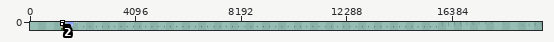
One commit to this sprite sheet: assets/levels/everhart_backyard.png. Above: a wide view before the commit, with the close-up outlined.
Close-up. First the earlier version:
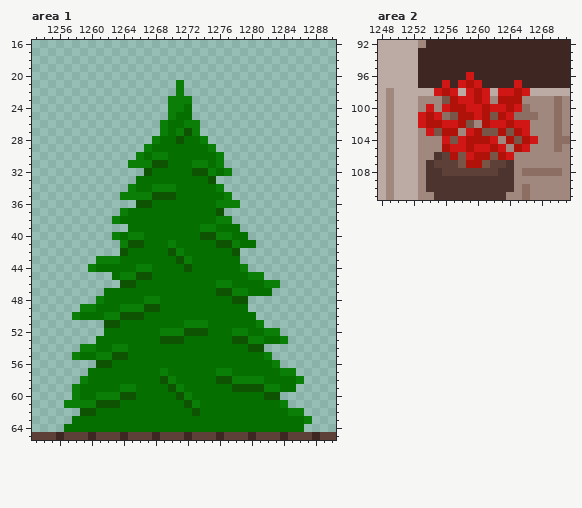
The file is 18720x160 pixels. Colours within 5 levels of each other are drawn and written as one. Shown: area 1: x 1253..1290, y 16..65; area 2: x 1248..1271, y 92..111. The old version is drawn lined up with the new one, on the new canvas. The wide view leaves out empty margins. The commit also changed other parts of the picture, which this record leaves out.
After:
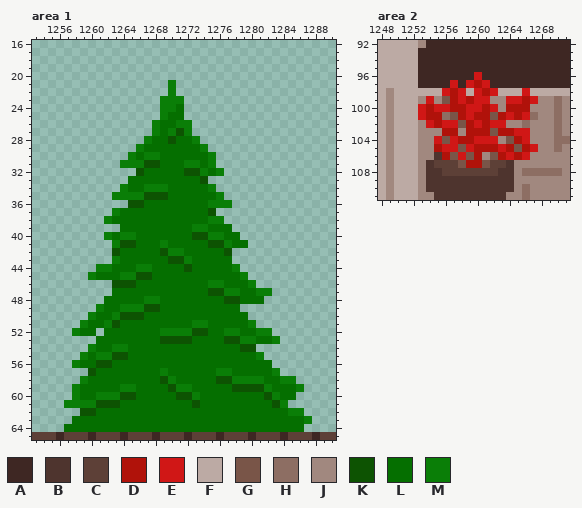
Palette (. is transparent): A #3e2723  B #4e342e  C #5d4037  D #b0120a  E #d01716  F #bcaaa4  G #795548  H #8d6e63  J #a1887f  K #0d5302  L #056f00  M #0a7e07
Difference:
canvas 18720x160 -> 19920x160, the old top-left corner now at 1200,0
Changed rows in their new state; - is an unchanged pixel.
Area 1:
first column x 1258:
21 ------------M.---------------
22 ------------M.---------------
23 -----------M--.--------------
24 -----------M-L.--------------
25 -----------ML-.--------------
26 ----------ML-M-.-------------
27 ----------MLMKM.-------------
28 ---------ML-KL-M.------------
29 --------ML------M.-----------
30 -------MLM-L-----M.----------
31 ------M--K-L--M-LM.----------
32 --------KL----K-MLM.---------
33 -------L--------K.-----------
34 ------ML-M--L----M.----------
35 -----M---K--L-----M.---------
36 -------K-L-------M--.--------
37 -----ML----------K.----------
38 ----ML-----------M-.---------
39 ------L--------M-L--.--------
40 ----MLM-L------K-M-L-.-------
41 -----MK-L--ML----K-ML-.------
42 -----KL----KM------K.--------
43 ---..-------K-------.--------
44 --.MM---------------M.-------
45 --MLL----------------M..-----
46 -----K-----------M-L--M...---
47 ----.------------K-M-L-MM----
48 ---.---------------K-LLL-----
49 -..M-----------------.-------
50 ..M-L-----------------.------
51 -MLLM---------L-------M.-----
52 MLL-----------M----M-L-M-.---
53 --------------K----K-M-L-M.--
54 -.-------------------K-.-----
55 .M---------------------M.----
56 MLL----------------------.---
57 --K----------------------M..-
58 --------------------------MM.
59 --------------M----------L--M
60 --------------KM---------MLL-
61 --------------LK---------K---
62 ---------------L-------------
Area 2:
first column x 1253:
 96 ------AE-------
 97 ---AEAEDE---A--
 98 --FEDEFEDEFFF--
 99 -E----DE--JEEDE
100 EDE-------J-DD-
101 --D---ED----DE-
102 JE---GDE---JJH-
103 -JJ---D-D--DE--
104 --EGED-EE--GDEJ
105 --DE-GEDD--DGDE
106 ---DGEG-J---DE-
